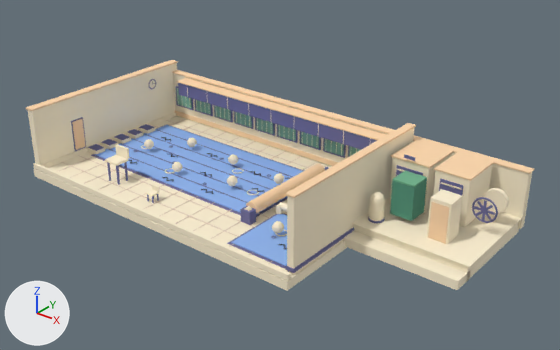
The glTF model assets/machines/piscine.glb as it was, and as the next commit left it.
Rendered twice from a camera (50 mm lens) standing at (4.26, -4.74, 3.28) and looking at (0.41, 0.08, 0.3). Arrows for +X, +Y and +Z are at lower left; the lights stay in place. The older version comes first. Where no turn or scale is listed for an object, it has been applied to the vertices. Vertices at exactly the same position are counted once.

The scene before the commit, as lines of its bpy script (objects in view):
```python
ob_anim_puff_v0 = bpy.data.objects.new('anim_puff_v0', me_sphere_001)
ob_anim_puff_v0.location = (-1.2, 0.0, 0.18)
ob_anim_puff_v1 = bpy.data.objects.new('anim_puff_v1', me_sphere_002)
ob_anim_puff_v1.location = (-0.9, 0.3, 0.18)
ob_anim_puff_v2 = bpy.data.objects.new('anim_puff_v2', me_sphere_003)
ob_anim_puff_v2.location = (-0.6, -0.2, 0.18)
ob_anim_puff_v3 = bpy.data.objects.new('anim_puff_v3', me_sphere_004)
ob_anim_puff_v3.location = (-0.3, 0.25, 0.18)
ob_anim_puff_v4 = bpy.data.objects.new('anim_puff_v4', me_sphere_005)
ob_anim_puff_v4.location = (0.0, -0.1, 0.18)
ob_anim_puff_v5 = bpy.data.objects.new('anim_puff_v5', me_sphere_006)
ob_anim_puff_v5.location = (0.3, 0.2, 0.18)
ob_anim_puff_v6 = bpy.data.objects.new('anim_puff_v6', me_sphere_007)
ob_anim_puff_v6.location = (0.85, -0.5, 0.18)
ob_piscine_cream = bpy.data.objects.new('piscine_cream', me_cube)
ob_piscine_cream.location = (-0.25, 0.0, 0.04)
ob_piscine_vert = bpy.data.objects.new('piscine_vert', me_cube_170)
ob_piscine_vert.location = (1.58, 0.28, 0.38)
# also in view: 'piscine_eau' at (-0.2, -0.11, 0.1); 'piscine_peach' at (0.25, 0.0, 0.43); 'piscine_steel' at (0.29, 0.02, 0.38); 'piscine_vitre_vert' at (-0.27, 0.85, 0.34); 'piscine_joint' at (-0.25, 0.0, 0.09)
```
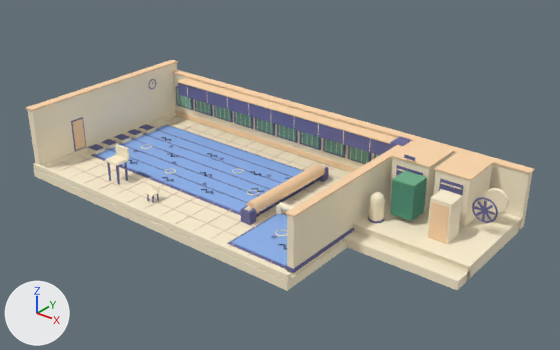
What differs and where, as boxes [x1, y1, x2, y2] in the pictures (560 x 350 px; the box of a moved part takes in the faces that stretch with it):
'anim_puff_v6', deleted: before [272, 221, 284, 233]
'anim_puff_v5', deleted: before [274, 173, 284, 184]
'anim_puff_v4', deleted: before [227, 176, 238, 186]
'anim_puff_v2', deleted: before [172, 162, 182, 172]
'anim_puff_v3', deleted: before [228, 154, 238, 165]
'anim_puff_v0', deleted: before [144, 139, 154, 149]
'anim_puff_v1', deleted: before [187, 137, 197, 147]
part 1 of me_cube, moved or reshaped: before [287, 128, 414, 275]; after [287, 157, 393, 275]
part 2 of me_cylinder_001, moved or reshaped: before [286, 123, 416, 198]; after [285, 141, 414, 217]

Patch to the scene script:
```diff
--- a/assets/machines/piscine.glb.py
+++ b/assets/machines/piscine.glb.py
@@ me_cube @@
 # used by ob_piscine_cream; location = (-0.25, 0.0, 0.04)
-me_cube.from_pydata(...)  # 940 vertices, 1516 faces; spans x -1.58..2.58, y -0.95..0.95, z -0.04..0.69
+me_cube.from_pydata(...)  # 940 vertices, 1516 faces; spans x -1.58..2.58, y -0.95..0.95, z -0.04..0.65
+# me_cube part 1: the loose piece of 8 vertices spanning x 1.47..1.53, y -0.85..0.85, z 0.03..0.69 is scaled about its middle by (1, 1, 0.758), then moved by (0.0, 0.0, -0.07)
 me_cube.materials.append(mat_cream)
@@ me_cylinder_001 @@
 # used by ob_piscine_peach; location = (0.5, 0.065, 0.2)
-me_cylinder_001.from_pydata(...)  # 104 vertices, 168 faces; spans x -2.34..1.84, y -1.0..0.88, z -0.1..0.55
+me_cylinder_001.from_pydata(...)  # 104 vertices, 168 faces; spans x -2.34..1.84, y -1.0..0.88, z -0.1..0.51
+# me_cylinder_001 part 2: the loose piece of 8 vertices spanning x 0.71..0.79, y -0.93..0.8, z 0.53..0.55 is moved by (0.0, 0.0, -0.16)
 me_cylinder_001.materials.append(mat_peach)
@@ ob_anim_puff_v0 @@
-ob_anim_puff_v0 = bpy.data.objects.new('anim_puff_v0', me_sphere_001)
-ob_anim_puff_v0.location = (-1.2, 0.0, 0.18)
@@ ob_anim_puff_v1 @@
-ob_anim_puff_v1 = bpy.data.objects.new('anim_puff_v1', me_sphere_002)
-ob_anim_puff_v1.location = (-0.9, 0.3, 0.18)
@@ ob_anim_puff_v2 @@
-ob_anim_puff_v2 = bpy.data.objects.new('anim_puff_v2', me_sphere_003)
-ob_anim_puff_v2.location = (-0.6, -0.2, 0.18)
@@ ob_anim_puff_v3 @@
-ob_anim_puff_v3 = bpy.data.objects.new('anim_puff_v3', me_sphere_004)
-ob_anim_puff_v3.location = (-0.3, 0.25, 0.18)
@@ ob_anim_puff_v4 @@
-ob_anim_puff_v4 = bpy.data.objects.new('anim_puff_v4', me_sphere_005)
-ob_anim_puff_v4.location = (0.0, -0.1, 0.18)
@@ ob_anim_puff_v5 @@
-ob_anim_puff_v5 = bpy.data.objects.new('anim_puff_v5', me_sphere_006)
-ob_anim_puff_v5.location = (0.3, 0.2, 0.18)
@@ ob_anim_puff_v6 @@
-ob_anim_puff_v6 = bpy.data.objects.new('anim_puff_v6', me_sphere_007)
-ob_anim_puff_v6.location = (0.85, -0.5, 0.18)
```
